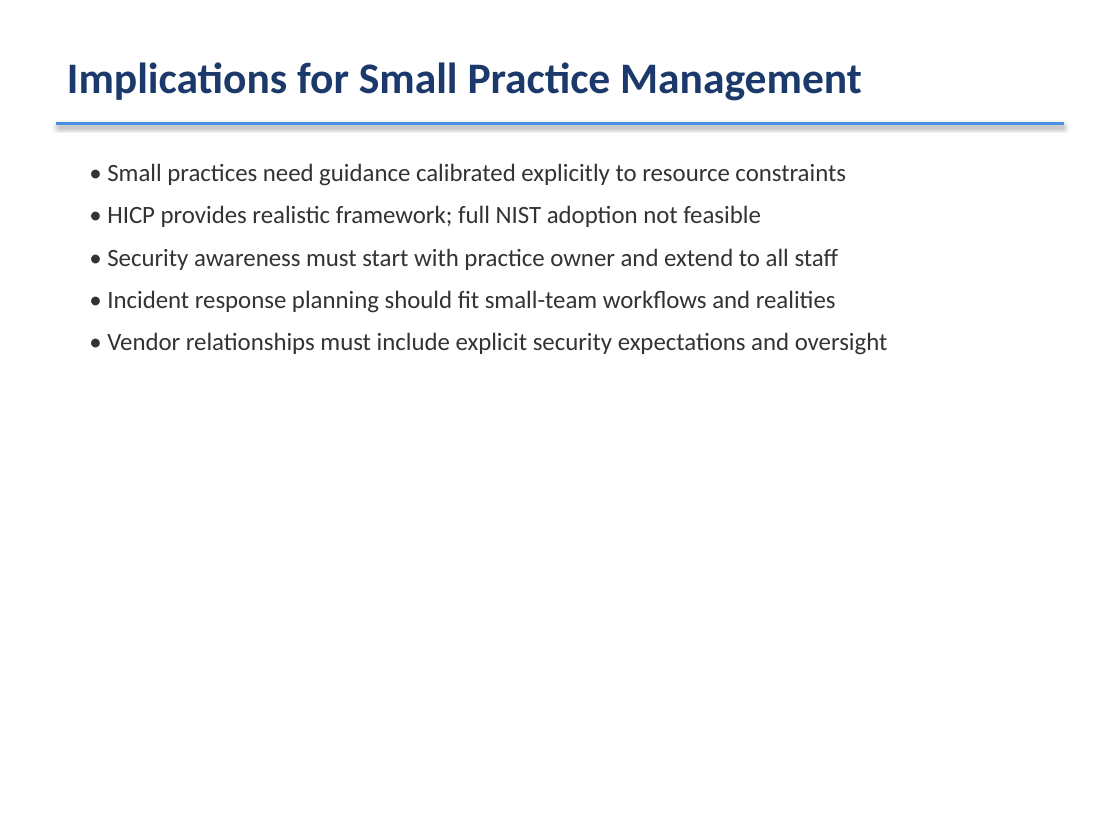
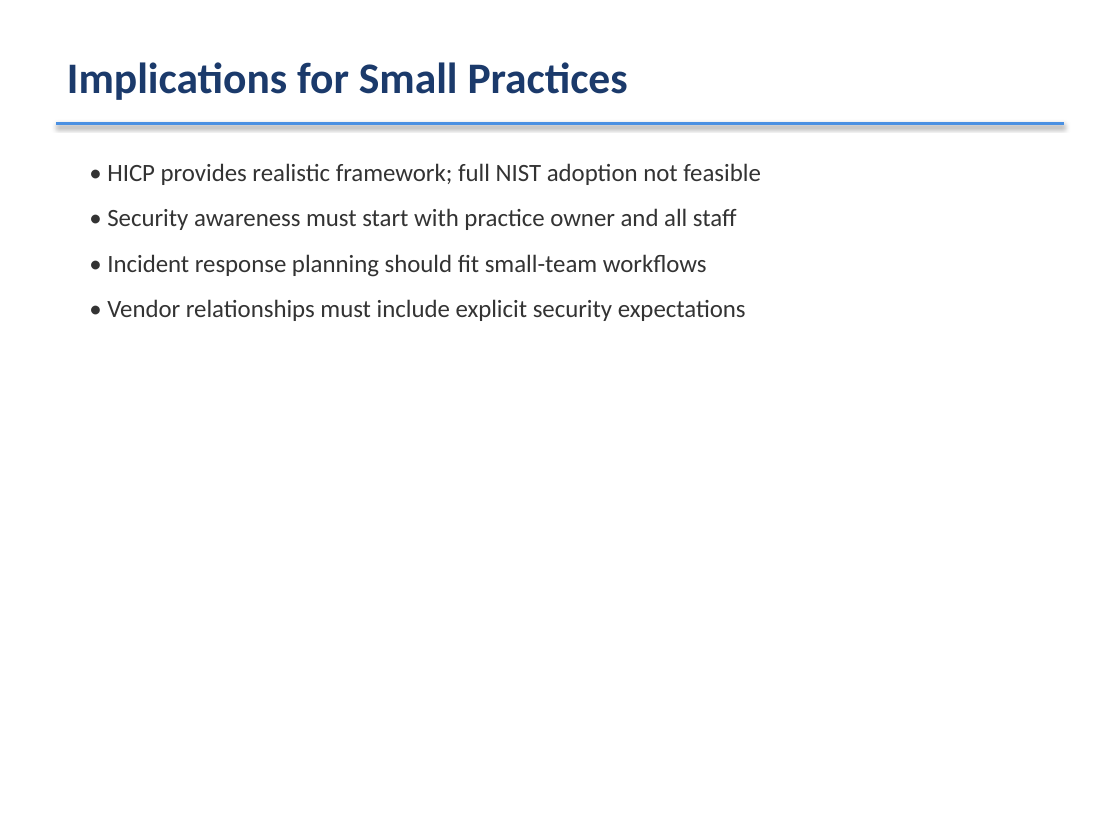
Before and after one commit to CyberNupe/CyberNupe, a slide deck: slide 14 of DRP_Defense_Presentation.pptx (slide 32 before the commit). Drawn at 1120x840 pixels with LibreOffice and Linux fonts; fonts in the diff are those of the drawing. Boxes give left, top, right and bottom in pixels: in the first picture for what was removed or moved away, otherwise in the second. Text is boxed around its words. In the diff, an @@ line names an element or a change of style, - is before the commit and + after.

```diff
--- a/DRP_Defense_Presentation.pptx
+++ b/DRP_Defense_Presentation.pptx
@@ text at (67, 62, 628, 100): text changed @@
-Implications for Small Practice Management
+Implications for Small Practices
@@ text at (107, 163, 846, 186): paragraph removed @@
-• Small practices need guidance calibrated explicitly to resource constraints
@@ text at (107, 163, 761, 185): more space between paragraphs @@
@@ text at (107, 208, 746, 321): text changed @@
-• Security awareness must start with practice owner and extend to all staff
-• Incident response planning should fit small-team workflows and realities
-• Vendor relationships must include explicit security expectations and oversight
+• Security awareness must start with practice owner and all staff
+• Incident response planning should fit small-team workflows
+• Vendor relationships must include explicit security expectations
```
Also in this commit, not shown: 16 other slides changed, 22 slides removed.
